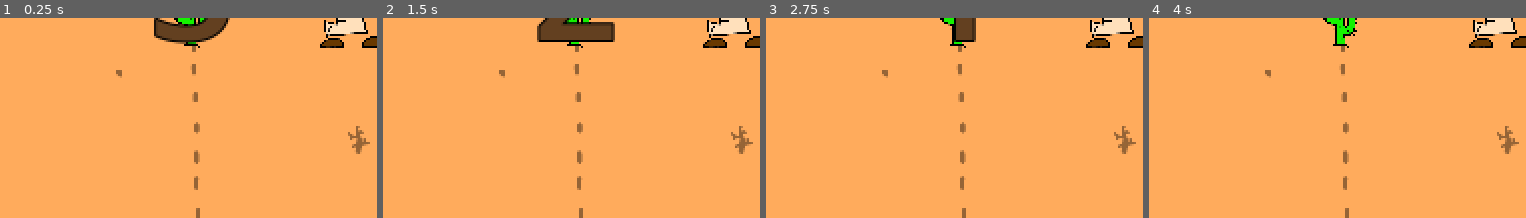
Above: before the commit, frames 1-4 (left to right).
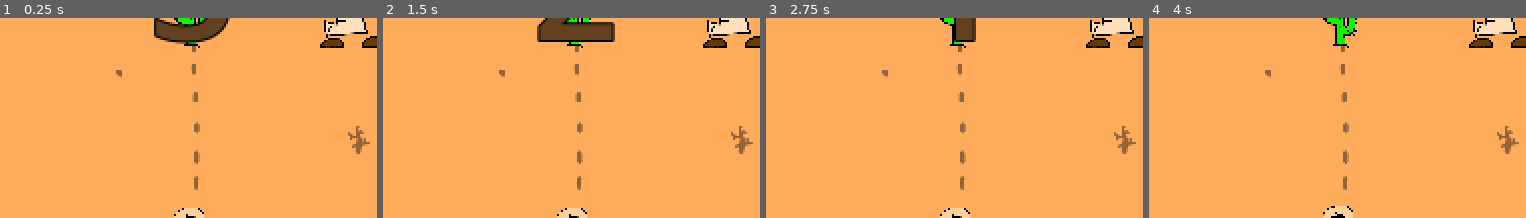
Above: after the commit, the same moments.

Repository: scrr-az/JD_prelim_proj
Game: Godot game, scene res://scenes/level1.tscn
Two runs of this game, one before a commit and one after it. Both use one fixed random seed, a clock stepped at 60 frames per second and the inputs below. This scene is started directly instead of the project's main scene. Sound files missing from this copy of the repository are replaced by a short silence.
Inputs (mouse positions are % of the whole screen's width and height, from its top left):
- Up to frame 1 (0.25 s): no input
- Up to frame 2 (1.5 s): tap Enter at 0.5 s; move the mouse to (45, 70) at 0.52 s; hold W (p1_up) from 0.53 s (still down); click (45, 70) at 0.6 s; tap Space at 1.25 s; move the mouse to (82, 65) at 1.27 s; tap Down (p2_down) at 1.35 s
- Up to frame 3 (2.75 s): move the mouse to (18, 35) at 2.02 s; release W (p1_up) at 2.03 s; hold A (p1_left) from 2.03 s (still down); hold Left (p2_left) from 2.03 s (still down)
- Up to frame 4 (4 s): tap Enter at 2.75 s; move the mouse to (55, 50) at 2.77 s; release Left (p2_left) at 2.78 s; tap Right (p2_right) at 2.85 s; tap Space at 3.5 s; move the mouse to (34, 25) at 3.52 s; release A (p1_left) at 3.53 s; hold S (p1_down) from 3.53 s (still down); hold Up (p2_up) from 3.53 s (still down)
The pictures show only the part of the screen within x 25-75%, y 50-100%; the shares and areas given below are measured in that part.

The runs differ from the first frame. In frame 1, 0.3% of the frame differs, in the area x 46-55%, y 95-100%; in frame 2, 0.3%; in frame 3, 0.3%; in frame 4, 0.4%, in the area x 46-55%, y 94-100%.

Commit message:
fixed ricochet bug with wagon

Diff:
--- a/scenes/level1.tscn
+++ b/scenes/level1.tscn
@@ -6,6 +6,7 @@
 [ext_resource type="PackedScene" uid="uid://cqhgdepuddsbs" path="res://scenes/static_obstacle.tscn" id="4_dwgg1"]
 [ext_resource type="PackedScene" uid="uid://bd3sghh1k7mfw" path="res://scenes/ui.tscn" id="5_6sh32"]
 [ext_resource type="Texture2D" uid="uid://b803s5spurveh" path="res://sprites/bg.png" id="5_ru4tf"]
+[ext_resource type="PackedScene" uid="uid://bledd41ugl8i3" path="res://scenes/moving_obstacle.tscn" id="7_ejswk"]
 
 [node name="Node2D" type="Node2D" unique_id=106943654]
 
@@ -29,3 +30,5 @@
 [node name="Background" type="Sprite2D" parent="." unique_id=123828479]
 show_behind_parent = true
 texture = ExtResource("5_ru4tf")
+
+[node name="MovingObstacle" parent="." unique_id=83186563 instance=ExtResource("7_ejswk")]
--- a/scripts/bullet.gd
+++ b/scripts/bullet.gd
@@ -1,8 +1,7 @@
 extends CharacterBody2D
 
 var pos : Vector2													## bullet position
-var rot : float														## bullet rotation (in radians)
-var justShot : bool = false
+var rot : float
 var stopped: bool = false
 
 #var collision_buffer_timer: Timer
@@ -18,7 +17,7 @@
 		return
 
 	velocity = Vector2(Global.bullet_speed, 0).rotated(rot)
-	#move_and_slide()
+
 	# bullet movement (returns a KinematicCollision2D body if it collides with something)
 	var collisionInfo = move_and_collide(delta * velocity)
 
@@ -29,6 +28,7 @@
 		global_rotation = atan2(newVel.y, newVel.x)
 		rot = atan2(newVel.y, newVel.x)
 
+		global_position = global_position + 0.01 * newVel
 		Global.play_sound("res://audio/ricochet.wav")
 
 func stop_bullet():
@@ -42,9 +42,6 @@
 			position.y *= -1
 		else:														# side portals
 			position.x *= -1
-	#if area.is_in_group("player"):
-		#if justShot:
-			#justShot = false
 
 #func collision_buffer():											## avoid caravan bug
 	#$BulletArea2D.set_deferred("monitoring", false)
--- a/scripts/player.gd
+++ b/scripts/player.gd
@@ -147,5 +147,5 @@
 
 
 func _on_area_2d_area_entered(area: Area2D):
-	if area.is_in_group("bullet") && !area.get_parent().justShot:
+	if area.is_in_group("bullet"):
 		death()
